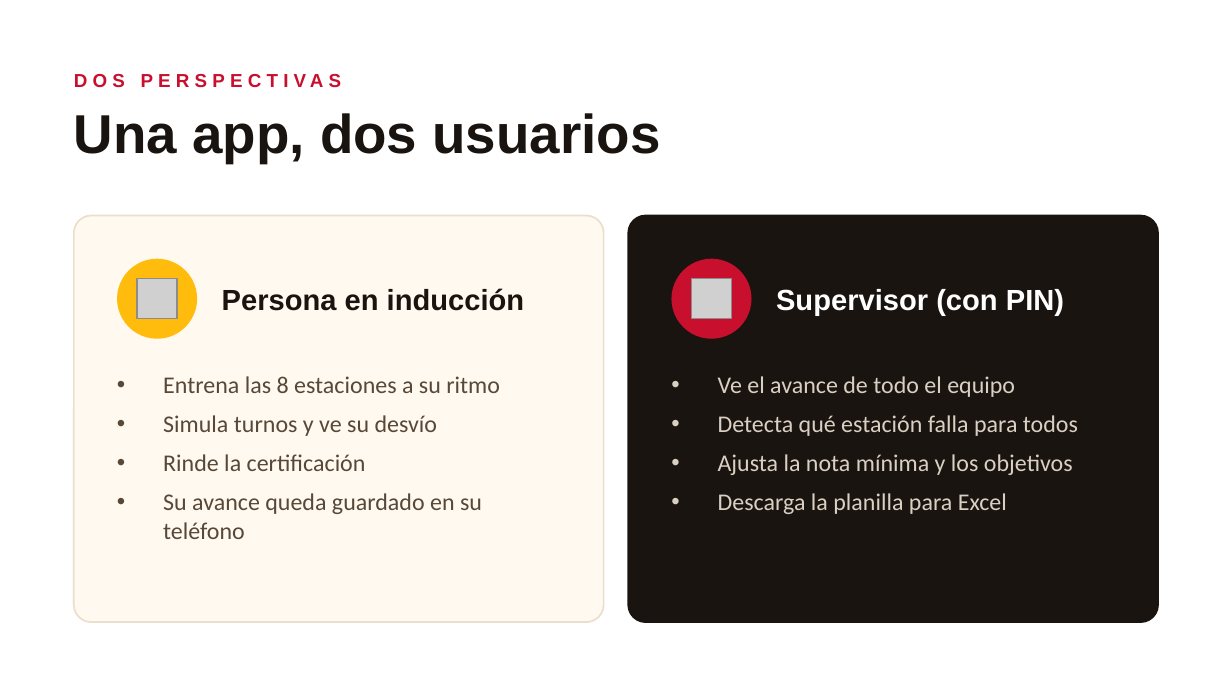
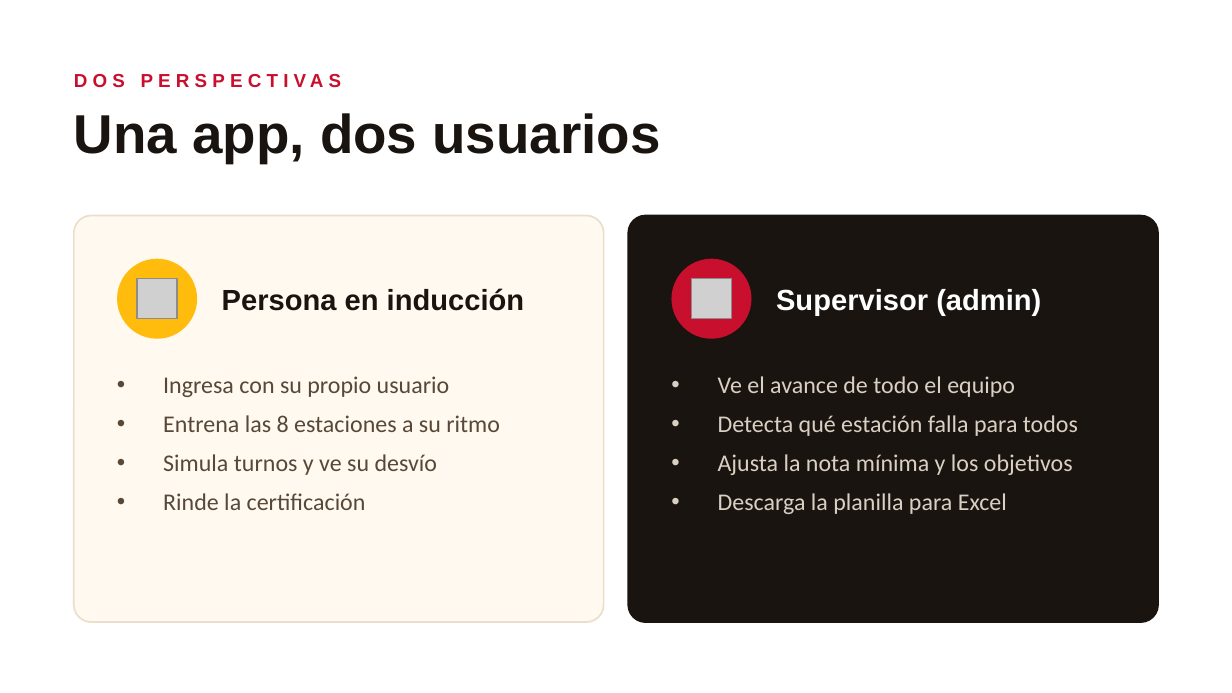
Before and after one commit to miayala03/Control-de-Gestion, a slide deck: slide 6 of presentacion/Presentacion-Induccion.pptx. Drawn at 1232x693 pixels with LibreOffice and Linux fonts; fonts in the diff are those of the drawing; grey boxes stand for pictures. Boxes give left, top, right and bottom in pixels: in the first picture for what was removed or moved away, otherwise in the second. Text is boxed around its words. In the diff, an @@ line names an element or a change of style, - is before the commit and + after.

```diff
--- a/presentacion/Presentacion-Induccion.pptx
+++ b/presentacion/Presentacion-Induccion.pptx
@@ text at bbox=[776, 289, 1041, 315]: text changed @@
-Supervisor (con PIN)
+Supervisor (admin)
@@ text at bbox=[163, 376, 450, 397]: paragraph added @@
+• Ingresa con su propio usuario
@@ text at bbox=[163, 493, 482, 539]: paragraph removed @@
-• Su avance queda guardado en su teléfono
```
Also in this commit, not shown: 11 other files.
